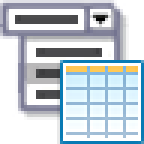
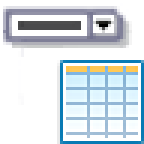
Revision of a layered 144×144 image; what changed, layer by layer:
added layer "tsworksheetindicator" above "tscellcombobox" over [3, 3, 132, 105]
hid "tscellcombobox" over [0, 0, 132, 120]
